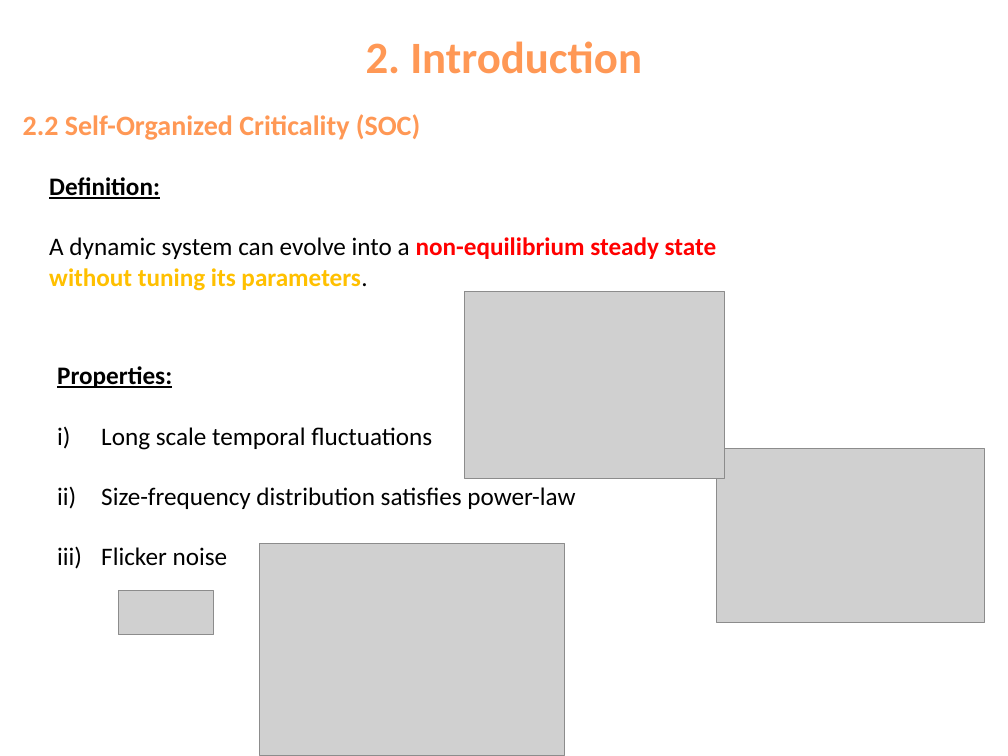
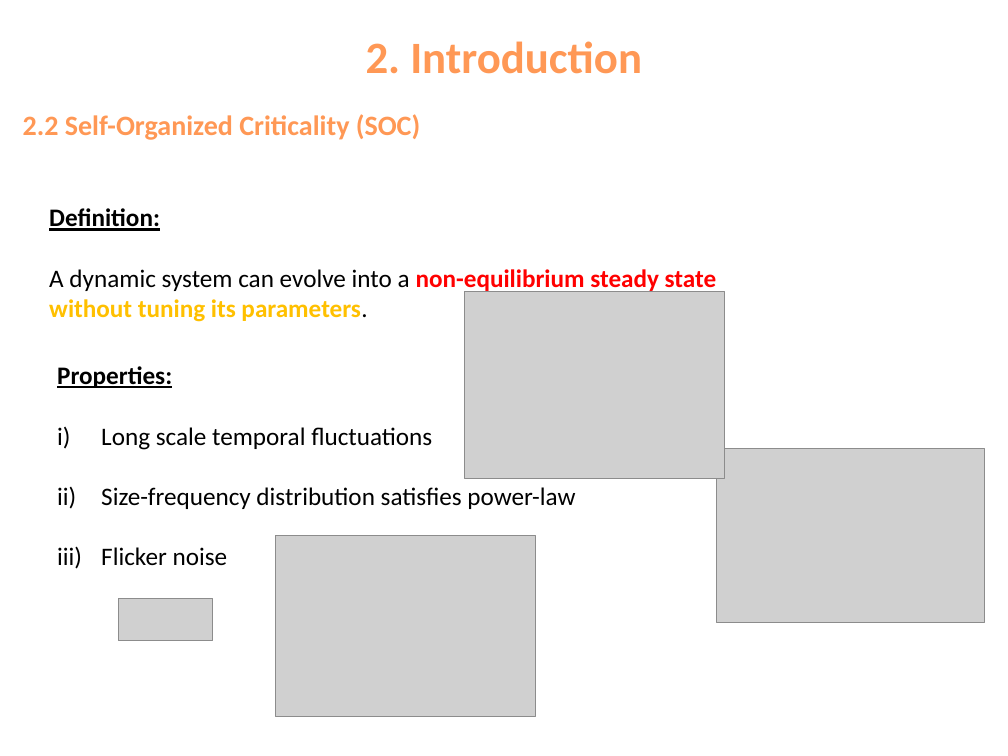
Before and after one commit to geniusszsz/Fire-Phoenix, a slide deck: slide 5 of presentation/presentation FFM&SOC.pptx. Drawn at 1008x756 pixels with LibreOffice and Linux fonts; fonts in the diff are those of the drawing; grey boxes stand for pictures. Boxes give left, top, right and bottom in pixels: in the first picture for what was removed or moved away, otherwise in the second. Text is boxed around its words. In the diff, an @@ line names an element or a change of style, - is before the commit and + after.

```diff
--- a/presentation/presentation FFM&SOC.pptx
+++ b/presentation/presentation FFM&SOC.pptx
@@ text "Definition:" moved from (x1=49, y1=177, x2=717, y2=291) to (x1=49, y1=208, x2=717, y2=322) @@
@@ picture resized from (x1=260, y1=543, x2=565, y2=756) to (x1=275, y1=535, x2=535, y2=717) @@
@@ picture moved from (x1=118, y1=591, x2=214, y2=635) to (x1=118, y1=599, x2=213, y2=641) @@
```
Also in this commit, not shown: 7 other slides changed, 1 other file.
